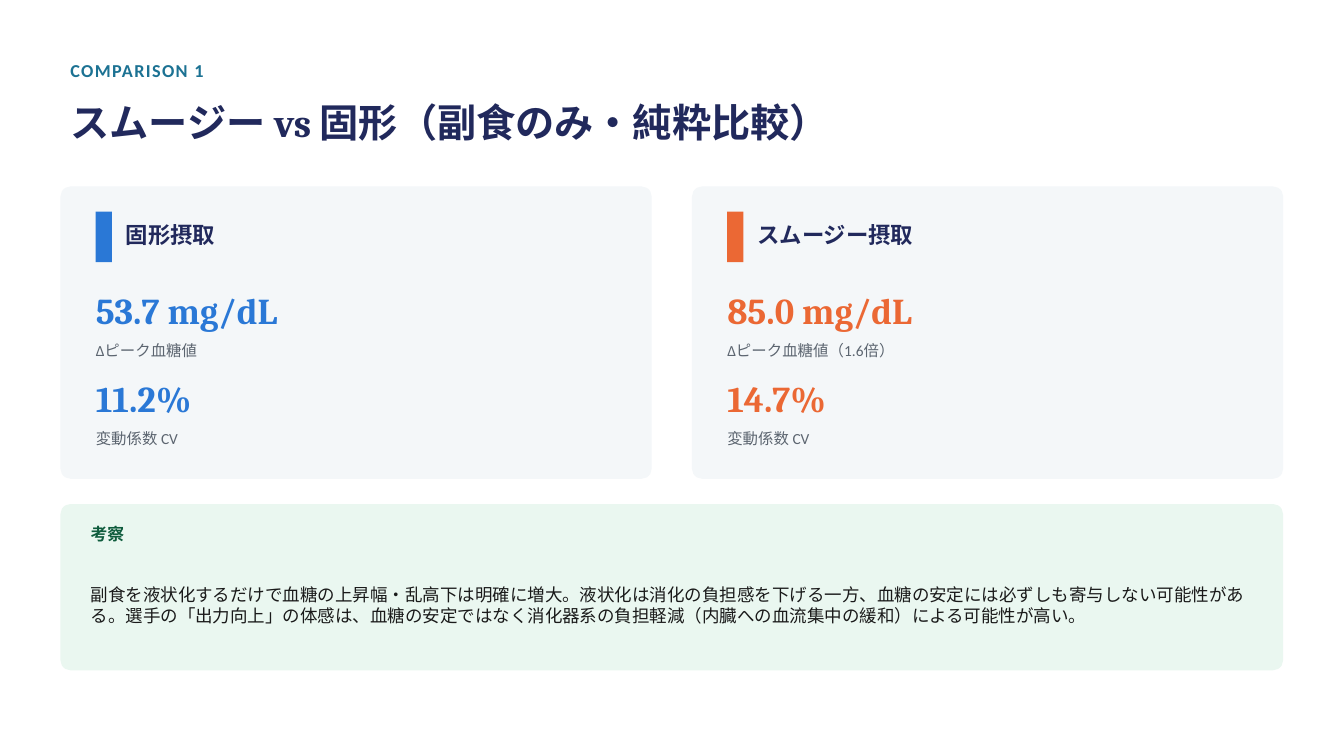
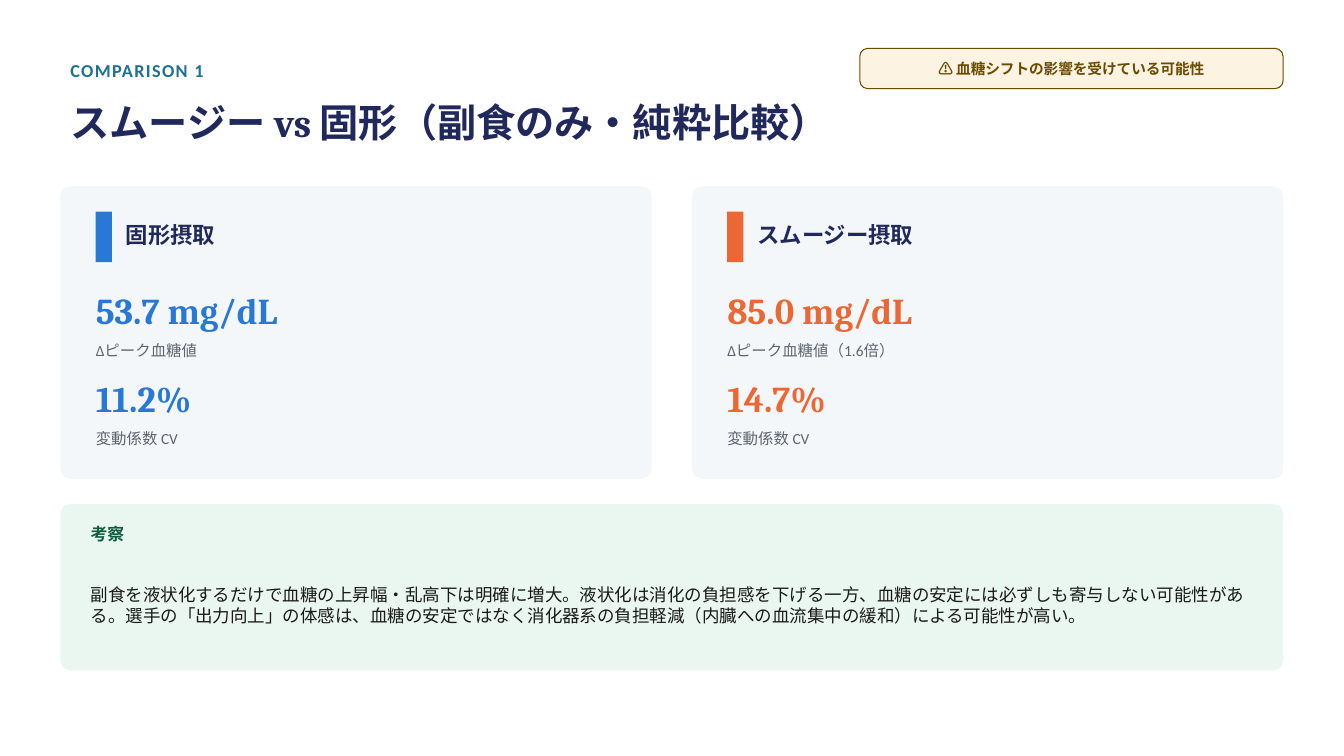
Before and after one commit to atsuh2022-ux/AK, a slide deck: slide 9 of analysis/slides/血糖値比較分析.pptx (slide 7 before the commit). Drawn at 1344x756 pixels with LibreOffice and Linux fonts; fonts in the diff are those of the drawing. Boxes give left, top, right and bottom in pixels: in the first picture for what was removed or moved away, otherwise in the second. Text is boxed around its words. In the diff, an @@ line names an element or a change of style, - is before the commit and + after.

```diff
--- a/analysis/slides/血糖値比較分析.pptx
+++ b/analysis/slides/血糖値比較分析.pptx
@@ rounded rectangle added at bbox=[860, 48, 1284, 89], fill #FDF3E2, outline #6B4B00 0.75 pt @@
@@ text added at bbox=[956, 61, 1204, 76], 10.5 pt, text #6B4B00, bold @@
+⚠ 血糖シフトの影響を受けている可能性
```
Also in this commit, not shown: 8 other slides changed, 2 slides added, 9 other files.
